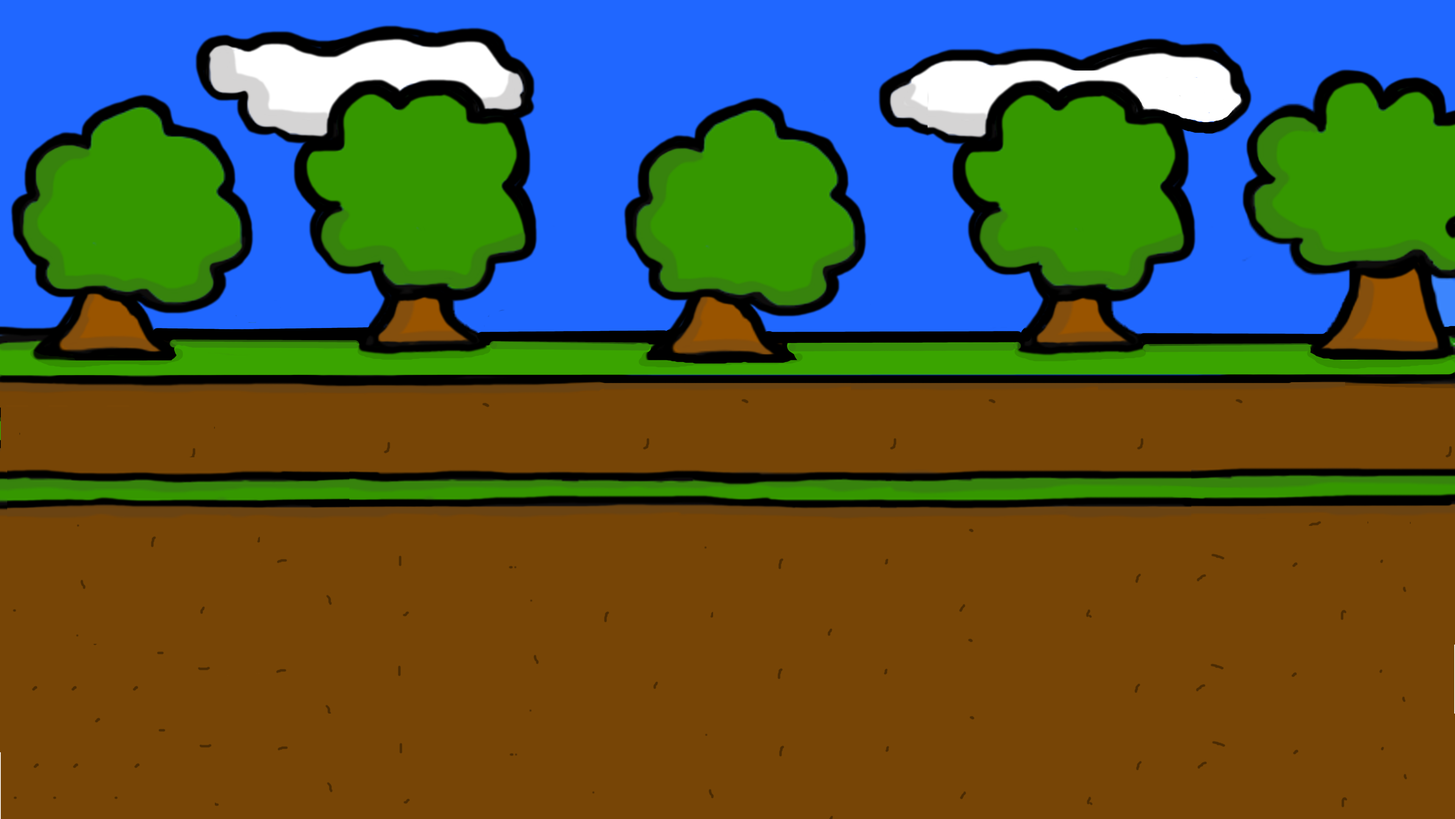
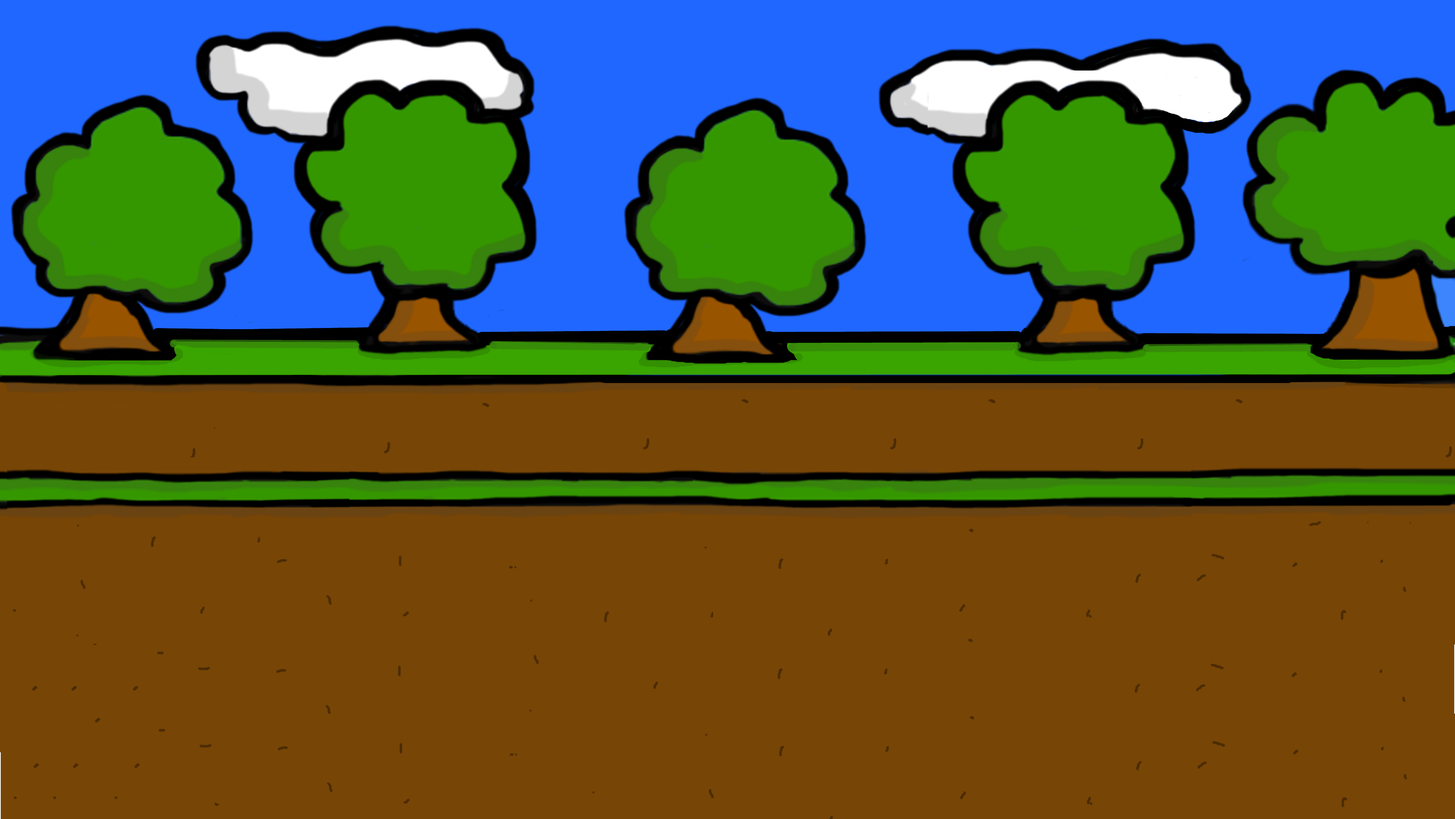
Revision of a layered w=1455, h=819 image; what changed, layer by layer:
painted on "level1background_2160p.png" over [0,382,29,452]
